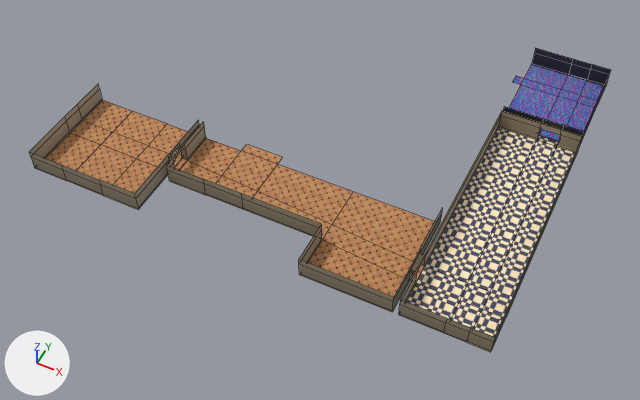
A saved change to the FBX model Project Fog/Assets/Props/Buildings/Interior/L building interior/L building interior.fbx.
Rendered twice from a camera (50 mm lens) standing at (18.0, -163.3, 139.2) and looking at (-41.4, -44.4, -9.4). Lighting does not change. The marker at lower left points along +X, +Y and +Z. Mesh edges are drawn as thin lines.

Names of what the first picture shows: 'L building Interior'.
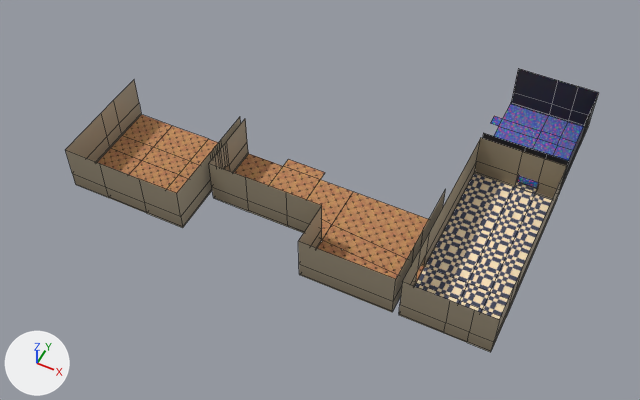
Location of each change, (x1, y1, x2, y2) in pixels of the pictures (640 x 400 px; the box of a moved part takes in the faces that stretch with it):
'L building Interior', reshaped, surface changed (8% narrower, 7% shorter)
    before: (29, 48, 611, 352)
    after: (65, 68, 599, 352)
part 1 of me_plane, moved or reshaped
    before: (29, 48, 611, 340)
    after: (65, 68, 599, 340)
part 2 of me_plane, surface changed (orange to brown)
    before: (308, 192, 435, 297)
    after: (317, 192, 429, 282)

Patch to the scene script:
```diff
--- a/Project Fog/Assets/Props/Buildings/Interior/L building interior/L building interior.fbx.py
+++ b/Project Fog/Assets/Props/Buildings/Interior/L building interior/L building interior.fbx.py
@@ me_plane @@
 # used by ob_l_building_interior; location = (0.0, 0.0, 0.0)
-me_plane.from_pydata(...)  # 282 vertices, 242 faces; spans x -98.0..6.8, y -70.7..12.0, z -1.0..4.1
+me_plane.from_pydata(...)  # 282 vertices, 242 faces; spans x -87.0..6.8, y -70.7..-4.0, z -1.0..9.6
+# me_plane part 1: 216 of 282 vertices moved; they spanned x -98.0..6.8, y -70.7..12.0, z -1.0..4.1 and now span x -87.0..6.8, y -70.7..-4.0, z -1.0..9.6; mean shift (6.1, -6.1, 1.4); largest move (-11.6, -11.4, 4.1) -> (-11.6, -27.4, 9.6)
+# me_plane part 2: texture (UV) coordinates of 24 of 242 faces, centred in x -70.9..4.4, y -66.1..-12.2, z -1.0, changed; they spanned u -6.81..11.4, v -3.46..10.41 and now span u -4.14..11.4, v -2.61..6.44
 me_plane.materials.append(mat_mall_wall)
```
